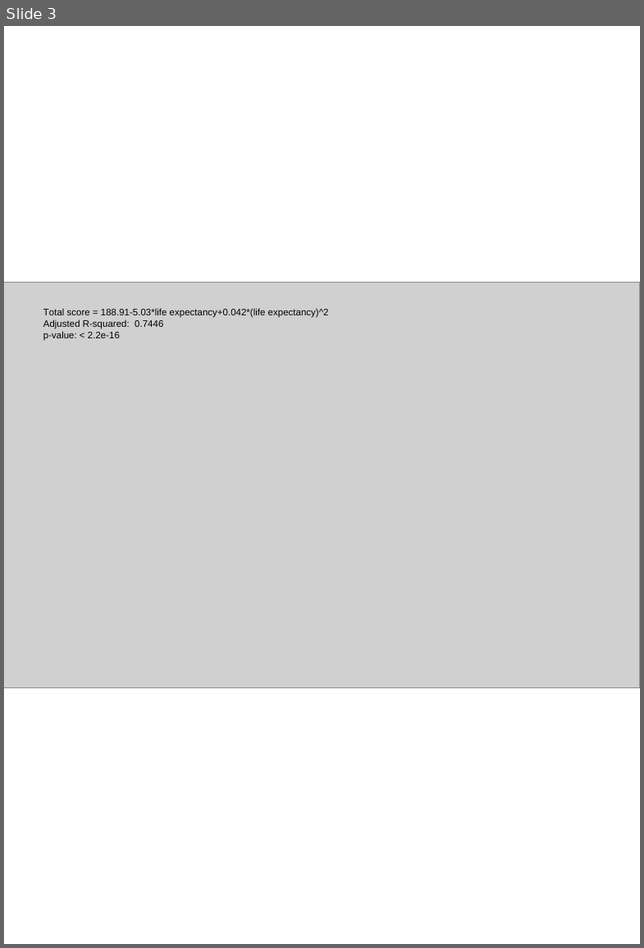
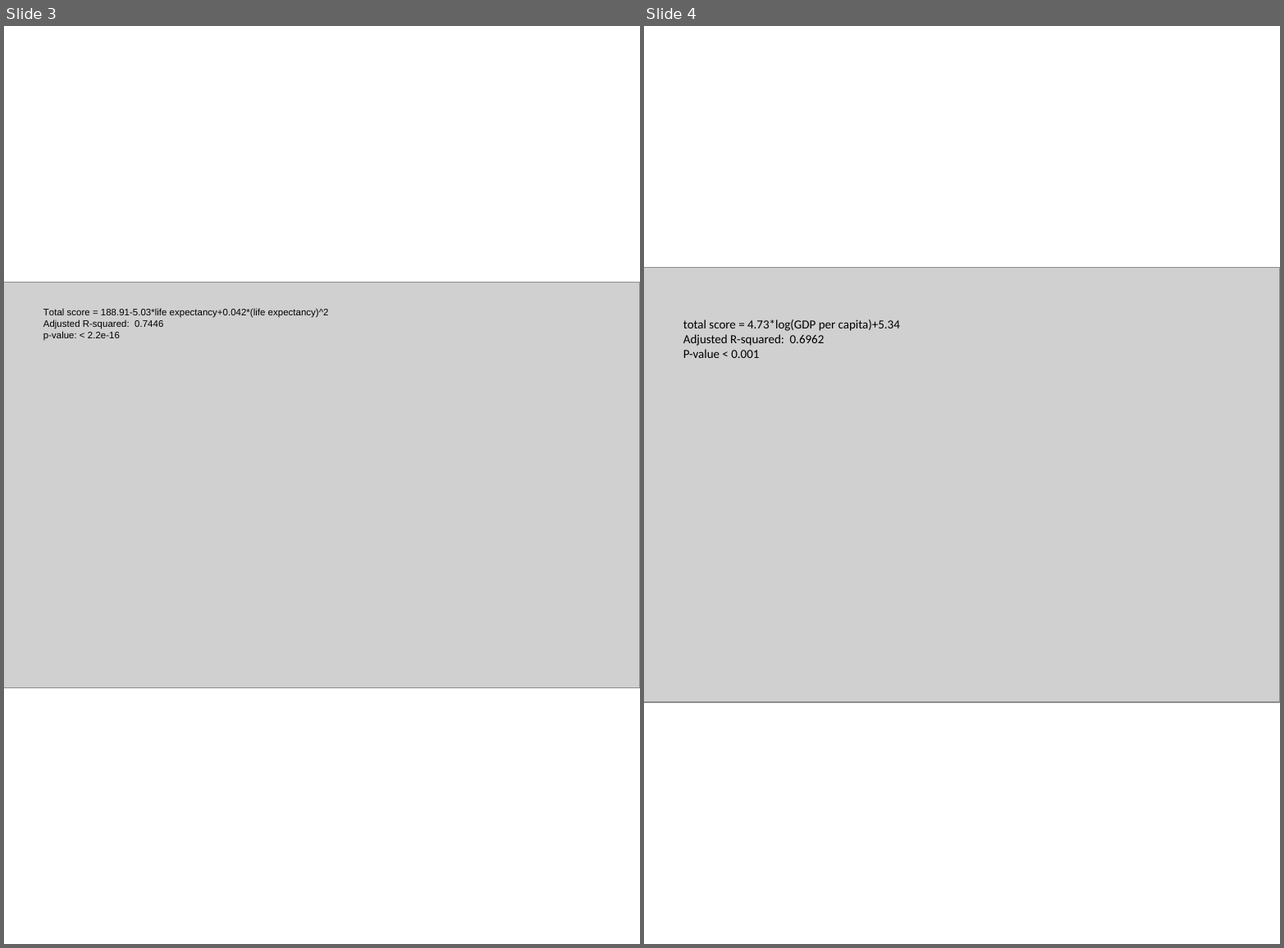
Before and after one commit to DayuGuo/OHI2021, a slide deck: OHI-Fig/全健康指数总体排名.pptx. Shown side by side, each under a label of ours: slide 3 before the commit, slides 3 and 4 after it. The pictures are 644x948 and 1284x948 pixels, drawn with LibreOffice and Linux fonts; fonts in the diff are those of the drawing; grey boxes stand for pictures. Boxes give left, top, right and bottom in pixels: in the first picture for what was removed or moved away, otherwise in the second. Text is boxed around its words. In the diff, an @@ line names an element or a change of style, - is before the commit and + after.

```diff
--- a/OHI-Fig/全健康指数总体排名.pptx
+++ b/OHI-Fig/全健康指数总体排名.pptx
@@ slide 4 added at bbox=[644, 26, 1280, 944], background #FFFFFF @@
@@ picture added at bbox=[644, 267, 1280, 702] @@
@@ text added at bbox=[683, 320, 900, 358], 10.5 pt, text #000000 @@
+total score = 4.73*log(GDP per capita)+5.34
+Adjusted R-squared: 0.6962
+P-value < 0.001
```
Also in this commit, not shown: 4 other files.
